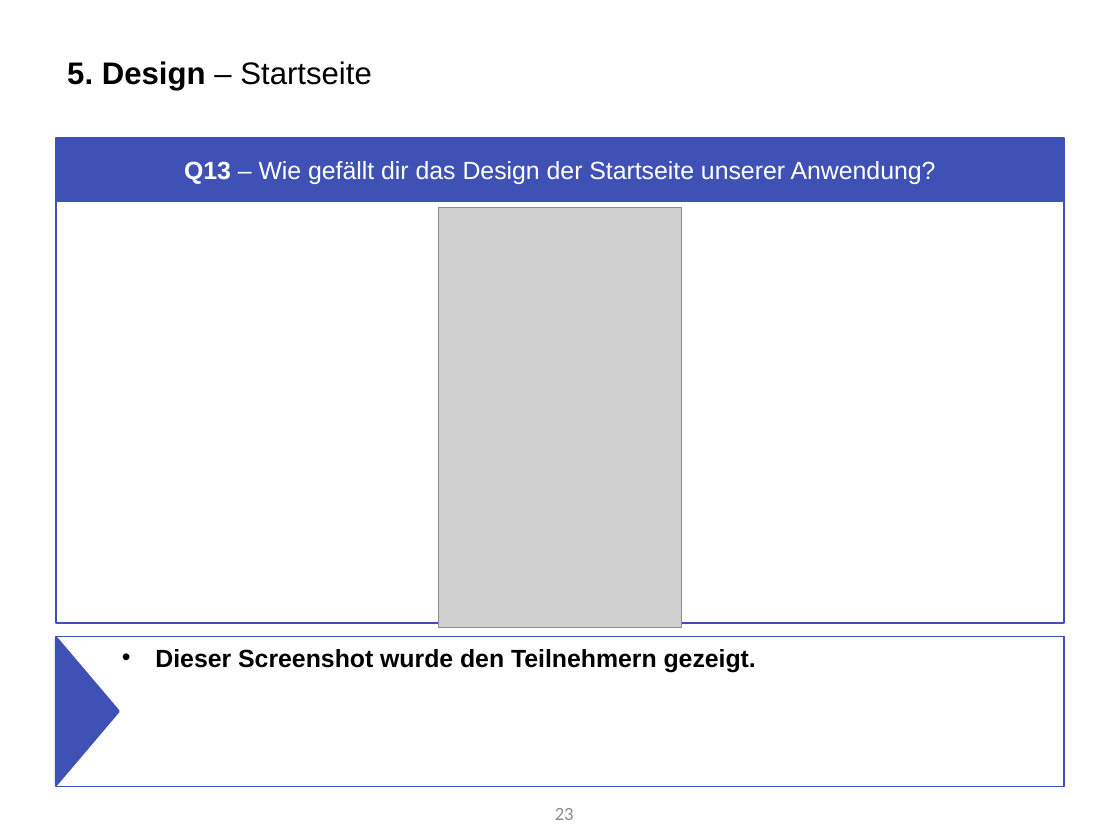
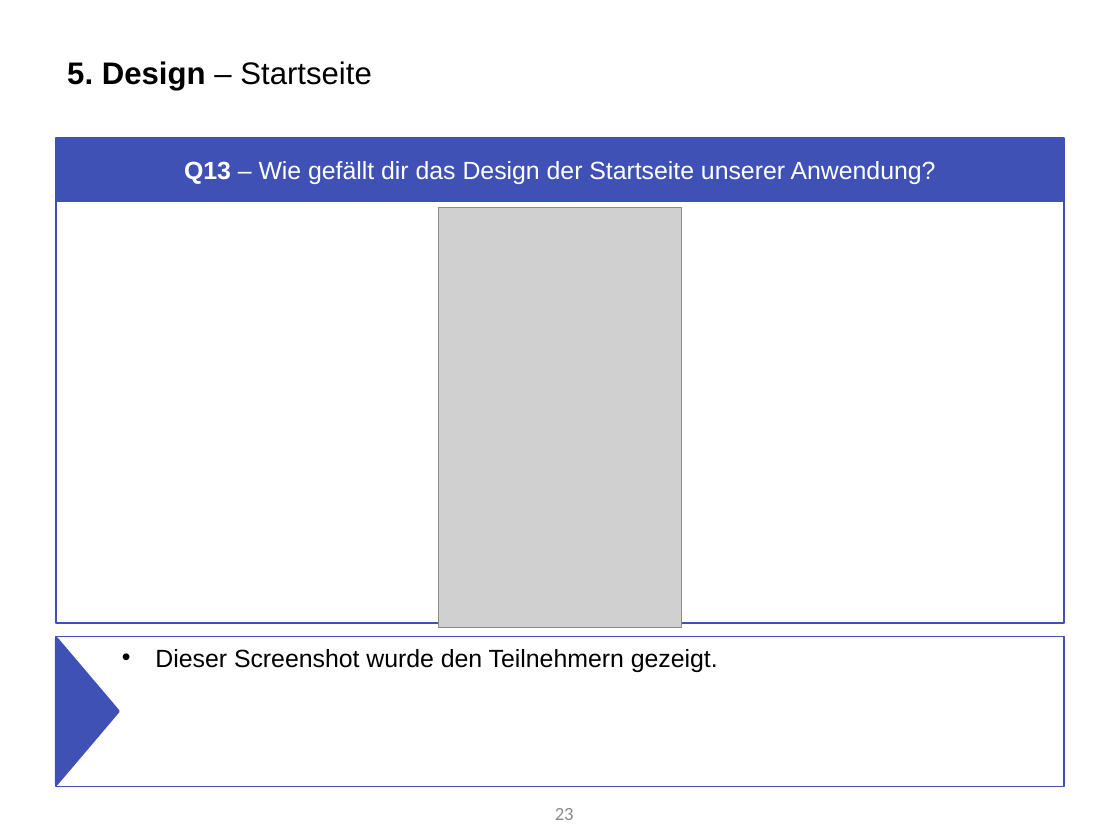
Before and after one commit to Roba1993/Happy-Hour, a slide deck: slide 23 of documents/marketing/Marketing Analyse von Umfrage 2 (5.6).pptx. Drawn at 1120x840 pixels with LibreOffice and Linux fonts; fonts in the diff are those of the drawing; grey boxes stand for pictures. Boxes give left, top, right and bottom in pixels: in the first picture for what was removed or moved away, otherwise in the second. Text is boxed around its words. In the diff, an @@ line names an element or a change of style, - is before the commit and + after.

```diff
--- a/documents/marketing/Marketing Analyse von Umfrage 2 (5.6).pptx
+++ b/documents/marketing/Marketing Analyse von Umfrage 2 (5.6).pptx
@@ text "Dieser Screenshot wurde den Teilnehmern ..." at [56,636,1064,786]: bold off @@
```
Also in this commit, not shown: 8 other slides changed, 1 slide added, 1 slide removed.
